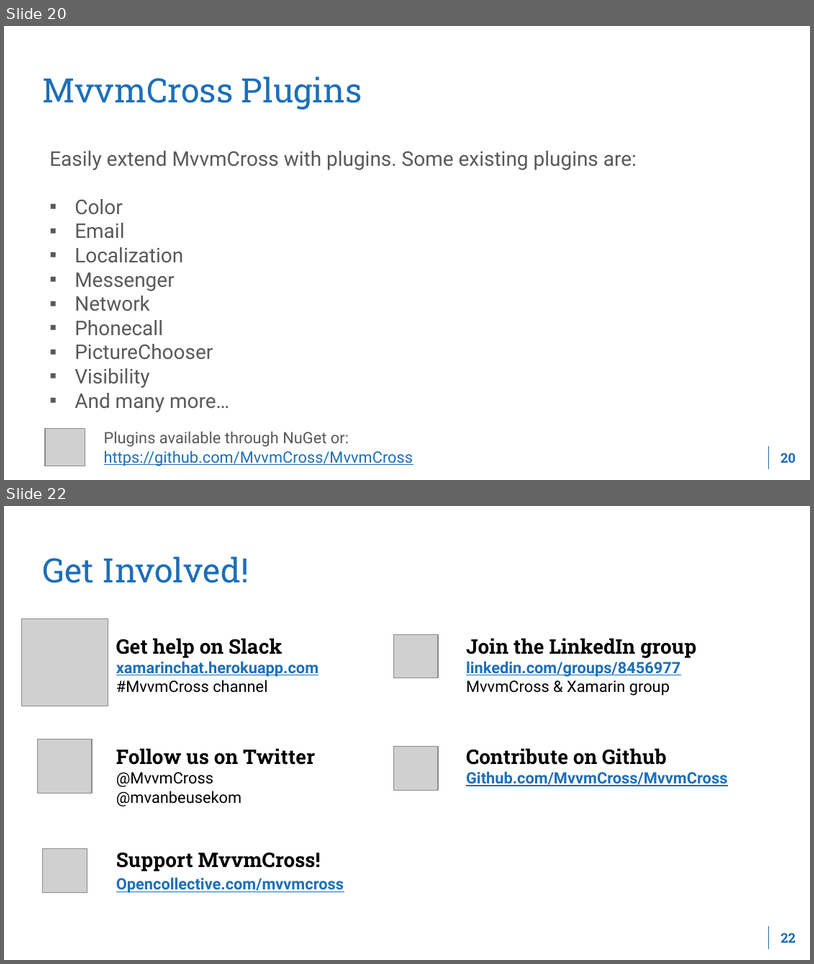
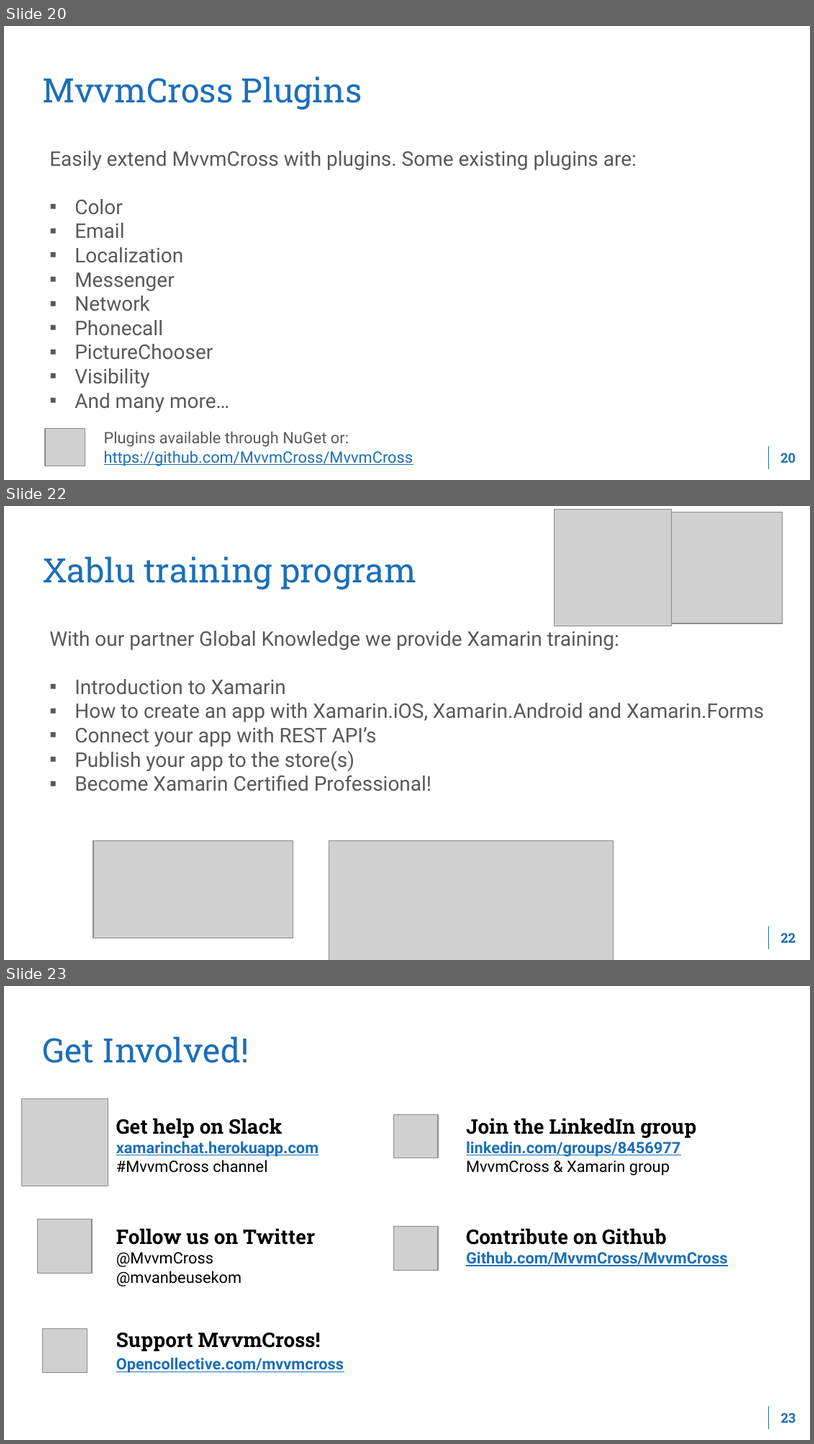
Before and after one commit to Xablu/TechDays2017, a slide deck: Building Native Designed App with Xamarin and MvvmCross.pptx. Shown one above the other, each under a label of ours: slides 20 and 22 before the commit, slides 20, 22 and 23 after it; the slides between them are not shown. The pictures are 814x964 and 814x1444 pixels, drawn with LibreOffice and Linux fonts; fonts in the diff are those of the drawing; grey boxes stand for pictures; background and template pictures are left out. Boxes give left, top, right and bottom in pixels: in the first picture for what was removed or moved away, otherwise in the second. Text is boxed around its words. In the diff, an @@ line names an element or a change of style, - is before the commit and + after.

Commit message:
Added sheet on Xamarin Training

```diff
--- a/Building Native Designed App with Xamarin and MvvmCross.pptx
+++ b/Building Native Designed App with Xamarin and MvvmCross.pptx
@@ slide 22 added at [4,506,810,960], background #FFFFFF; not listed: 2 template elements that a slide beside it also shows @@
@@ picture added at [555,509,671,626] @@
@@ picture added at [671,512,783,623] @@
@@ title added at [42,556,417,590], 30 pt, text #1C6FB8 @@
+Xablu training program
@@ text added at [49,631,764,791], 18 pt, text #595959 @@
+With our partner Global Knowledge we provide Xamarin training:
+▪ Introduction to Xamarin
+▪ How to create an app with Xamarin.iOS, Xamarin.Android and Xamarin.Forms
+▪ Connect your app with REST API’s
+▪ Publish your app to the store(s)
+▪ Become Xamarin Certified Professional!
@@ picture added at [93,841,293,937] @@
@@ picture added at [329,841,613,960] @@
@@ what was slide 22 is now slide 23 @@
@@ page number at [782,1412,796,1422]: text changed @@
-22
+23
```
Also in this commit, not shown: 1 slide changed.
